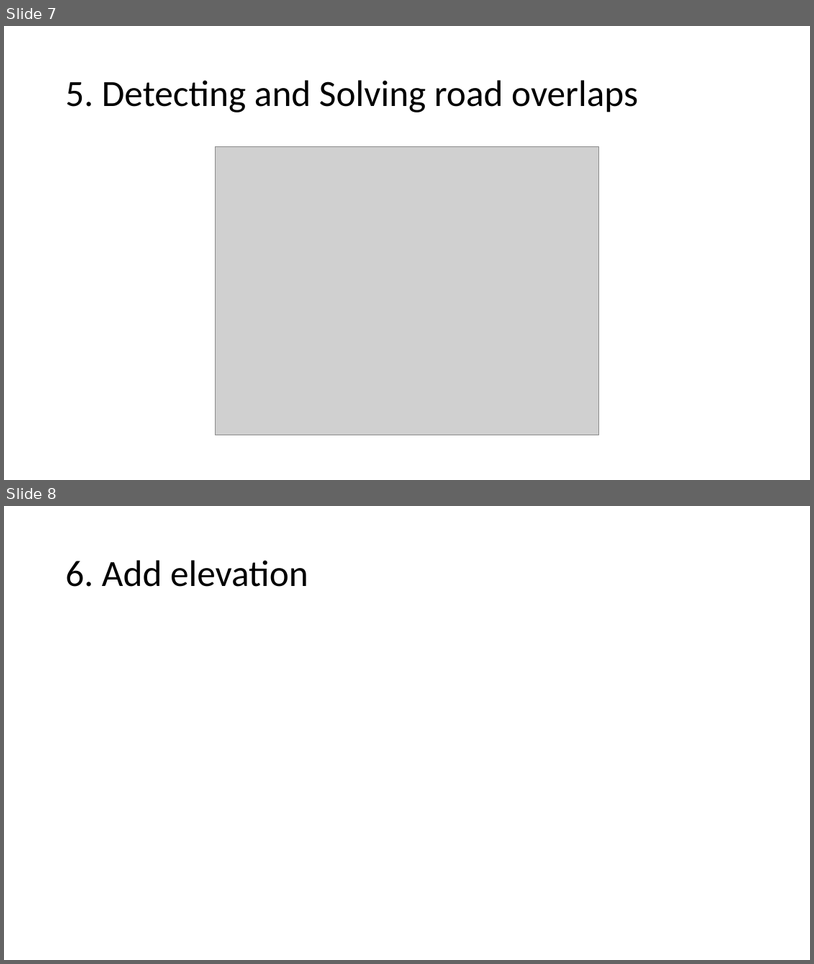
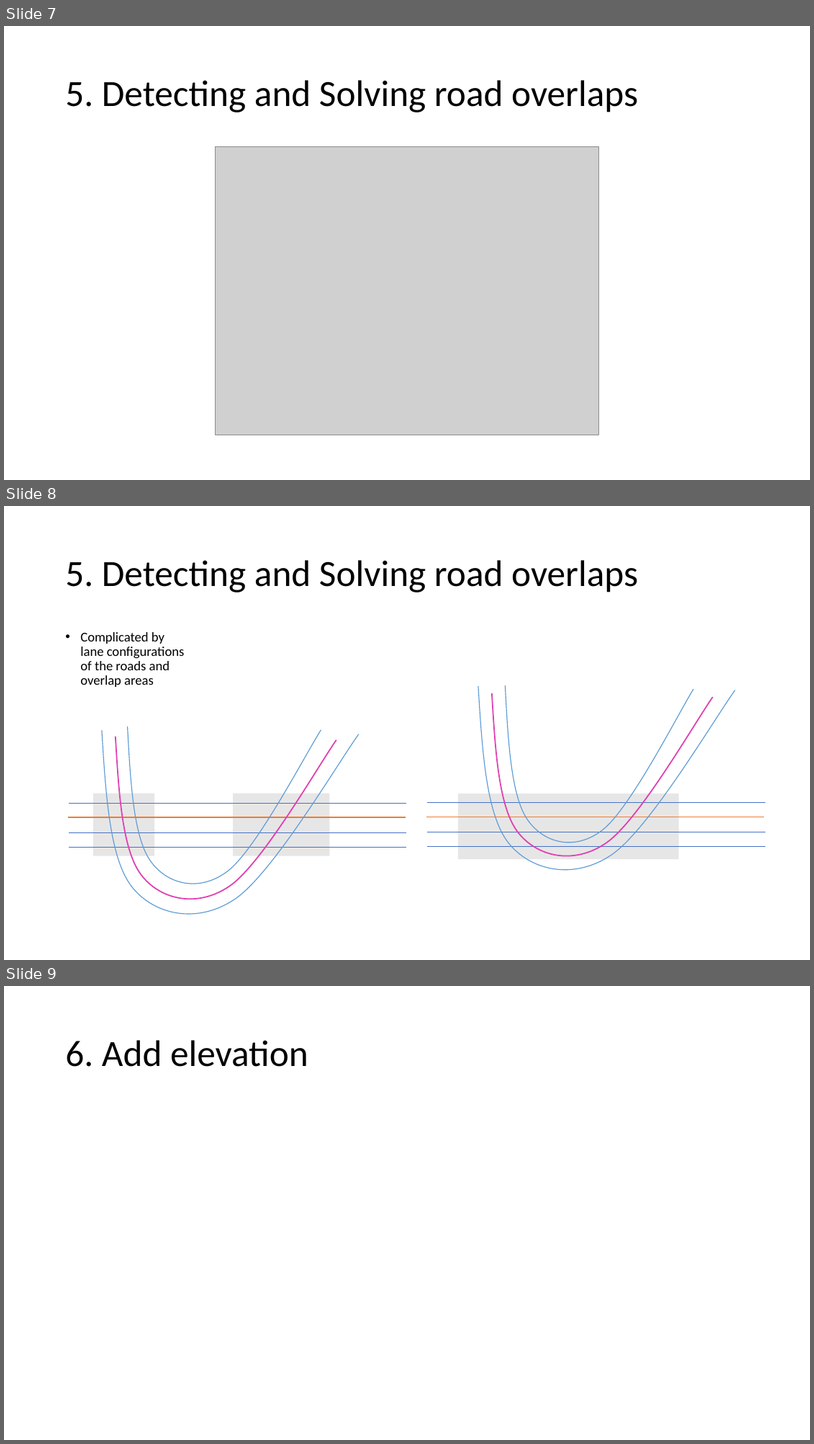
Before and after one commit to AugmentedDesignLab/junction-art, a slide deck: plan/challenges.pptx. Shown one above the other, each under a label of ours: slides 7 and 8 before the commit, slides 7, 8 and 9 after it. The pictures are 814x964 and 814x1444 pixels, drawn with LibreOffice and Linux fonts; fonts in the diff are those of the drawing; grey boxes stand for pictures. Boxes give left, top, right and bottom in pixels: in the first picture for what was removed or moved away, otherwise in the second. Text is boxed around its words. In the diff, an @@ line names an element or a change of style, - is before the commit and + after.

```diff
--- a/plan/challenges.pptx
+++ b/plan/challenges.pptx
@@ slide 8 added at (4, 506, 810, 960), background #FFFFFF @@
@@ title added at (65, 560, 638, 592), 44 pt, text #000000 @@
+5. Detecting and Solving road overlaps
@@ text added at (80, 632, 185, 687), 16 pt, text #000000 @@
+• Complicated by lane configurations of the roads and overlap areas
@@ freeform shape added at (478, 686, 736, 869), outline #5B9BD5 1 pt @@
@@ freeform shape added at (492, 693, 713, 856), outline #DE40B1 1.5 pt @@
@@ freeform shape added at (506, 686, 694, 842), outline #5B9BD5 1 pt @@
@@ group added at (68, 726, 407, 913): 4 lines, 3 freeform shapes @@
@@ rectangle added at (93, 793, 154, 856), fill #E7E6E6 @@
@@ rectangle added at (233, 793, 330, 856), fill #E7E6E6 @@
@@ group added at (427, 803, 766, 846): 4 lines @@
@@ rectangle added at (458, 793, 679, 859), fill #E7E6E6 @@
@@ what was slide 8 is now slide 9 @@
```
